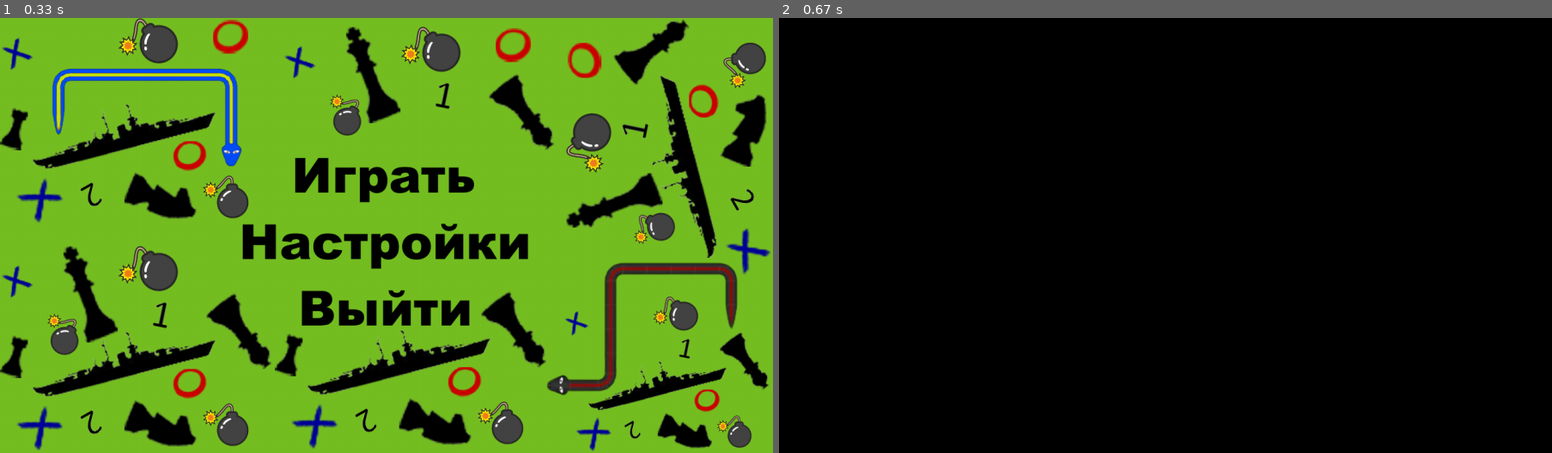
Above: before the commit, frames 1-2 (left to right).
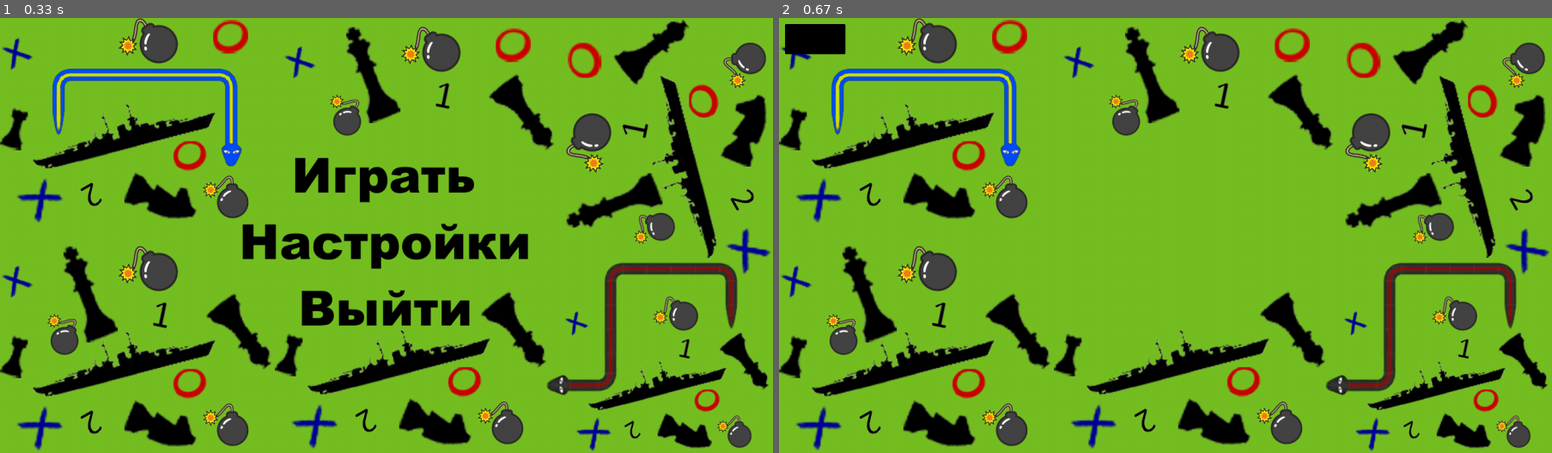
Above: after the commit, the same moments.

Repository: Paxnar/Chesss
Game: pygame game, started from main.py
Two runs of this game, one before a commit and one after it. Both use one fixed random seed, a clock stepped at 60 frames per second and the inputs below.
Inputs:
- Up to frame 1 (0.33 s): no input
- Up to frame 2 (0.67 s): click "Играть" at 0.38 s

Frame 1 is identical in both runs. In frame 2, 91% of the frame differs, in the area x 0-100%, y 0-100%.

Commit message:
addition games

Diff:
--- a/main.py
+++ b/main.py
@@ -8,38 +8,43 @@
         self.menu_items = menu_items
 
     # рендер каждого пункта
-    def render(self, scr, font, active_item):
+    def render_items(self, scr, font, active_item):
         for i in self.menu_items:
             if i[5] == active_item:
                 scr.blit(font.render(i[2], 1, i[4]), i[0])
             else:
                 scr.blit(font.render(i[2], 1, i[3]), i[0])
 
+    def render_games(self, scr):
+        pygame.draw.rect(scr, (0, 0, 0), (10,10, 100, 50), border_radius=2)
+
     # цикл меню
     def menu_cyc(self):
         run = True
         menu_font = pygame.font.Font("fonts\\Arial.otf", 80)
-
+        menu_section = "items"
         while run:
             screen.fill((0, 0, 0))
             screen.blit(pygame.image.load("images\\background.jpg"), (0, 0))
-            item = -1
             mouse_pos = pygame.mouse.get_pos()
-            for i in self.menu_items:
-                if i[0][0] + i[1][0] > mouse_pos[0] > i[0][0] and i[0][1] + i[1][1] > mouse_pos[1] > i[0][1]:
-                    item = i[5]
-            self.render(screen, menu_font, item)
-
-            for menu_event in pygame.event.get():
-                if menu_event.type == pygame.QUIT:
-                    sys.exit()
-                if menu_event.type == pygame.MOUSEBUTTONDOWN and menu_event.button == 1:
-                    if item == 0:
-                        run = False
-                    if item == 1:
-                        run = False
-                    elif item == 2:
+            if menu_section == "items":
+                item = -1
+                for i in self.menu_items:
+                    if i[0][0] + i[1][0] > mouse_pos[0] > i[0][0] and i[0][1] + i[1][1] > mouse_pos[1] > i[0][1]:
+                        item = i[5]
+                self.render_items(screen, menu_font, item)
+                for menu_event in pygame.event.get():
+                    if menu_event.type == pygame.QUIT:
                         sys.exit()
+                    if menu_event.type == pygame.MOUSEBUTTONDOWN and menu_event.button == 1:
+                        if item == 0:
+                            menu_section = "games"
+                        if item == 1:
+                            run = False
+                        elif item == 2:
+                            sys.exit()
+            if menu_section == "games":
+                self.render_games(screen)
             pygame.display.flip()
 
 
@@ -69,12 +74,4 @@
 screen = pygame.display.set_mode(size)
 menu = Menu(items)
 menu.menu_cyc()
-clock = pygame.time.Clock()
-running = True
-while running:
-    for event in pygame.event.get():
-        if event.type == pygame.QUIT:
-            running = False
-    screen.fill((0, 0, 0))
-    pygame.display.flip()
 pygame.quit()
